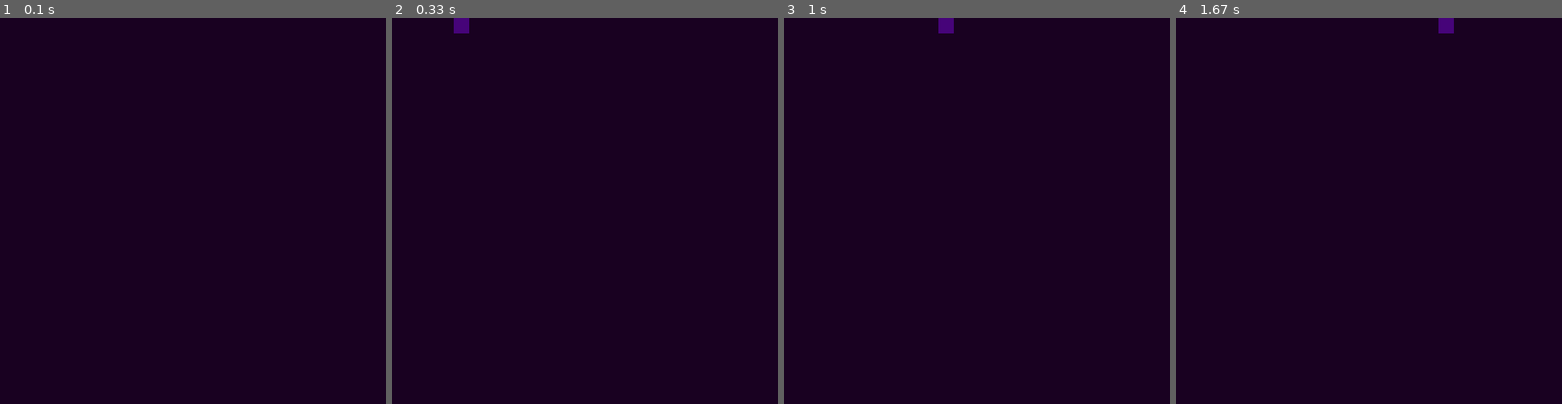
Above: before the commit, frames 1-4 (left to right).
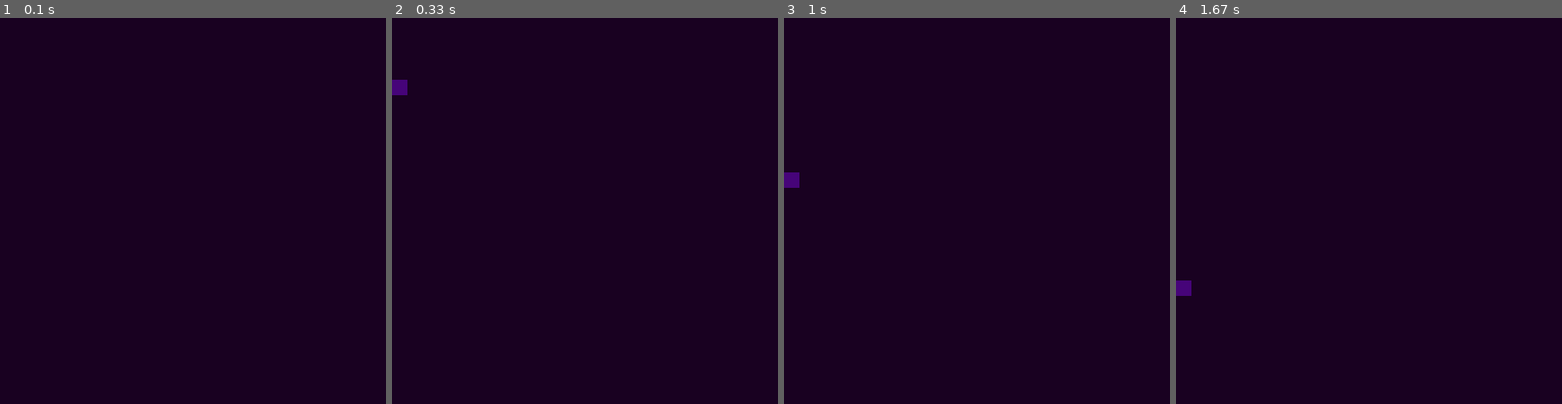
Above: after the commit, the same moments.

Repository: dawidduraj/pygame-snake
Game: pygame game, started from game.py
Same seed, same stepped clock (60 frames per second), same inputs: the game is played once before the commit and once after it.
Inputs:
- Up to frame 1 (0.1 s): no input
- Up to frame 2 (0.33 s): no input
- Up to frame 3 (1 s): no input
- Up to frame 4 (1.67 s): no input

Frame 1 is identical in both runs. In frame 2, 0.3% of the frame differs, in the area x 0-20%, y 0-20%; in frame 3, 0.3%; in frame 4, 0.3%.

Commit message:
Wrap snake on offscreen

Diff:
--- a/game.py
+++ b/game.py
@@ -14,7 +14,7 @@
 
 # Snake Class
 class Snake:
-    def __init__(self, x=0, y=0, xspeed=1, yspeed=0):
+    def __init__(self, x=0, y=0, xspeed=0, yspeed=1):
         self.x = x
         self.y = y
         self.xspeed = xspeed
@@ -23,6 +23,16 @@
     def update(self):
         self.x += self.xspeed * SCALE
         self.y += self.yspeed * SCALE
+
+        if self.x < 0:
+            self.x = SIZE - SCALE
+        if self.x > SIZE:
+            self.x = 0
+
+        if self.y < 0:
+            self.y = SIZE - SCALE
+        if self.y > SIZE:
+            self.y = 0
 
     def draw(self):
         pygame.draw.rect(window, COLORS["SNAKE"], [self.x,self.y, SCALE,SCALE])
